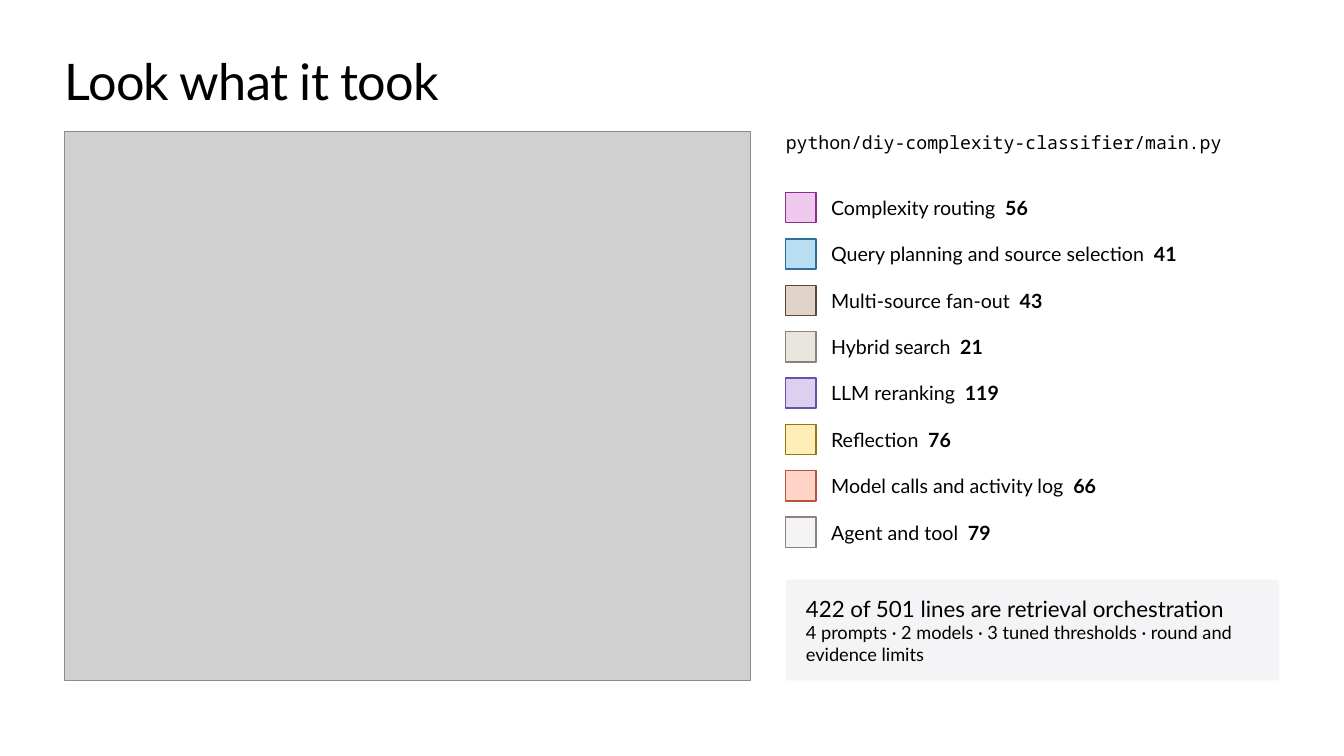
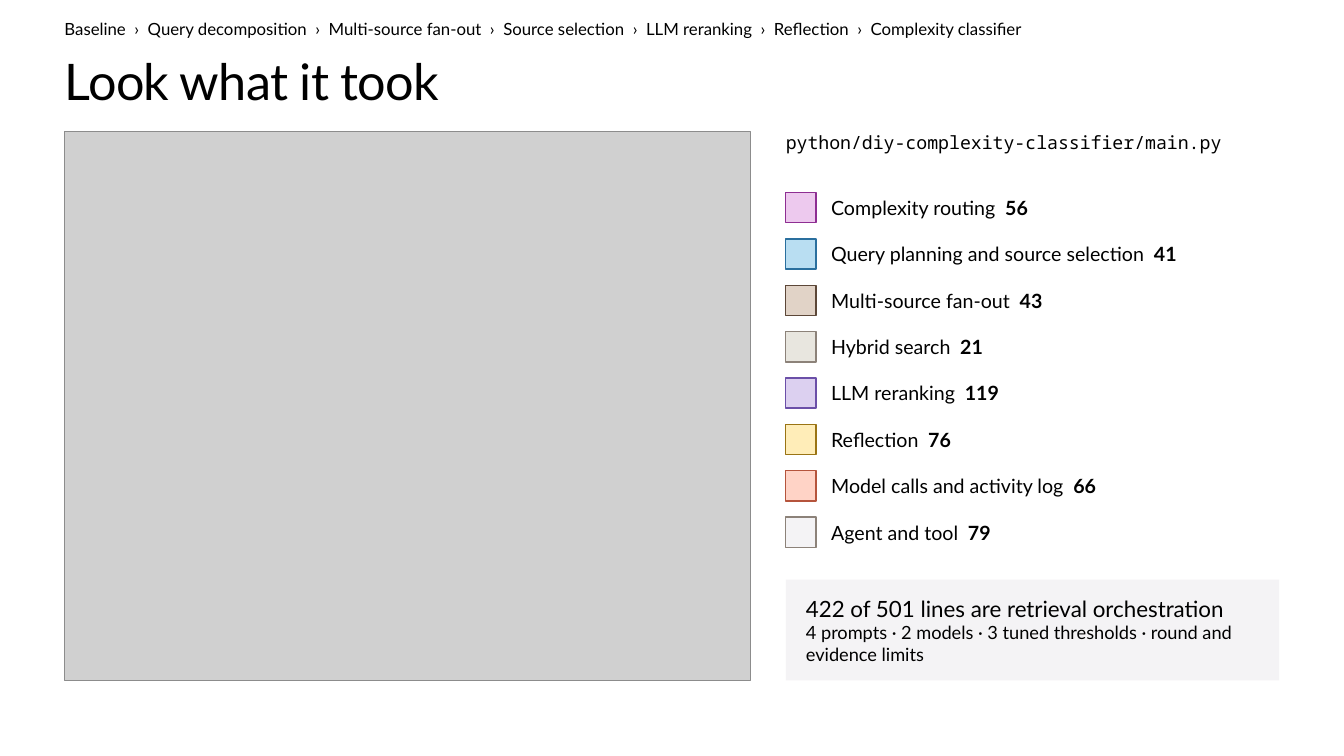
Before and after one commit to microsoft/ignite26-BRK300-building-agentic-retrieval-from-diy-to-foundry-iq, a slide deck: slide 40 of IgniteBRK300-WorkingDeck.pptx. Drawn at 1344x756 pixels with LibreOffice and Linux fonts; fonts in the diff are those of the drawing; grey boxes stand for pictures; background and template pictures are left out. Boxes give left, top, right and bottom in pixels: in the first picture for what was removed or moved away, otherwise in the second. Text is boxed around its words. In the diff, an @@ line names an element or a change of style, - is before the commit and + after.

```diff
--- a/IgniteBRK300-WorkingDeck.pptx
+++ b/IgniteBRK300-WorkingDeck.pptx
@@ text added at (64, 22, 1021, 38), 12 pt, text #000000 @@
+Baseline › Query decomposition › Multi-source fan-out › Source selection › LLM reranking › Reflection › Complexity classifier
```
Also in this commit, not shown: 34 other slides changed, 1 other file.
